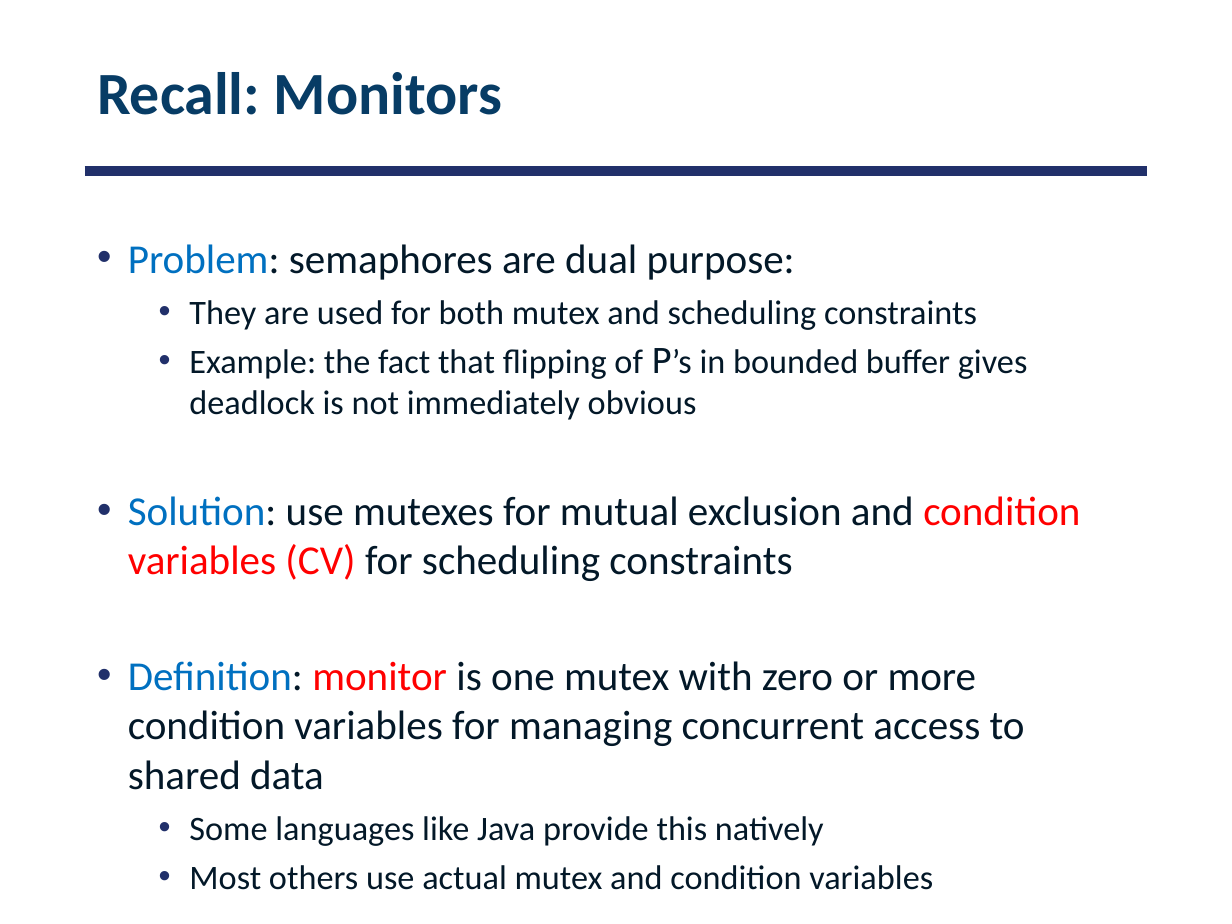
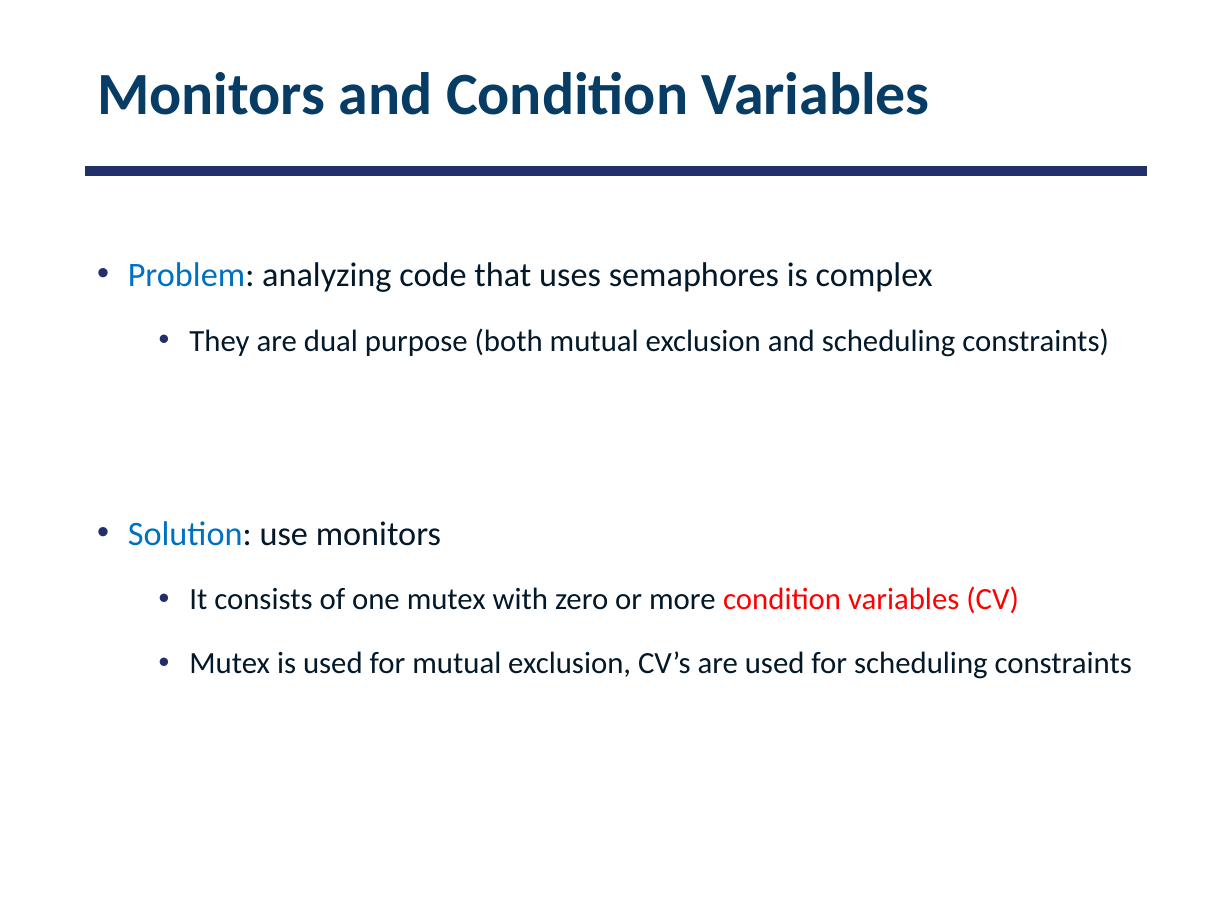
Before and after one commit to smajidzahedi/ECE350, a slide deck: slide 56 of Lectures/03-multithreaded.pptx (slide 49 before the commit). Drawn at 1232x924 pixels with LibreOffice and Linux fonts; fonts in the diff are those of the drawing. Boxes give left, top, right and bottom in pixels: in the first picture for what was removed or moved away, otherwise in the second. Text is boxed around its words. In the diff, an @@ line names an element or a change of style, - is before the commit and + after.

```diff
--- a/Lectures/03-multithreaded.pptx
+++ b/Lectures/03-multithreaded.pptx
@@ title at bbox=[97, 72, 930, 115]: text changed @@
-Recall: Monitors
+Monitors and Condition Variables
@@ text at bbox=[128, 262, 1132, 679]: text changed; size 24 to 18 pt @@
-• Problem: semaphores are dual purpose:
-  • They are used for both mutex and scheduling constraints
-  • Example: the fact that flipping of P’s in bounded buffer gives deadlock is not immediately obvious
-• Solution: use mutexes for mutual exclusion and condition variables (CV) for scheduling constraints
-• Definition: monitor is one mutex with zero or more condition variables for managing concurrent access to shared data
-  • Some languages like Java provide this natively
-  • Most others use actual mutex and condition variables
+• Problem: analyzing code that uses semaphores is complex
+  • They are dual purpose (both mutual exclusion and scheduling constraints)
+• Solution: use monitors
+  • It consists of one mutex with zero or more condition variables (CV)
+  • Mutex is used for mutual exclusion, CV’s are used for scheduling constraints
```
Also in this commit, not shown: 14 other slides changed, 8 slides added, 1 other file.
